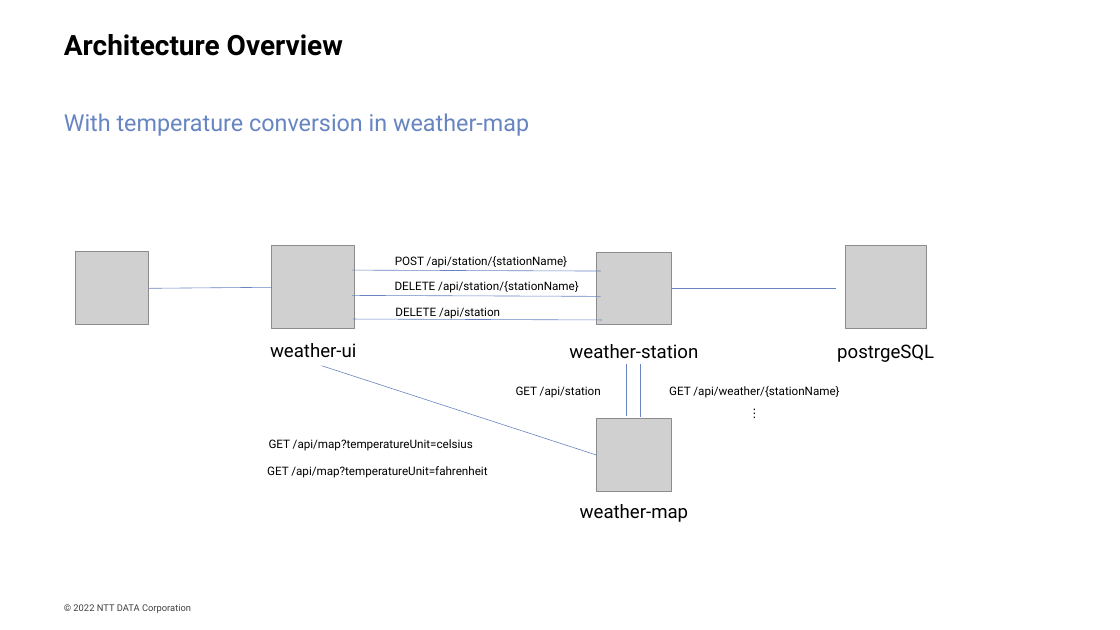
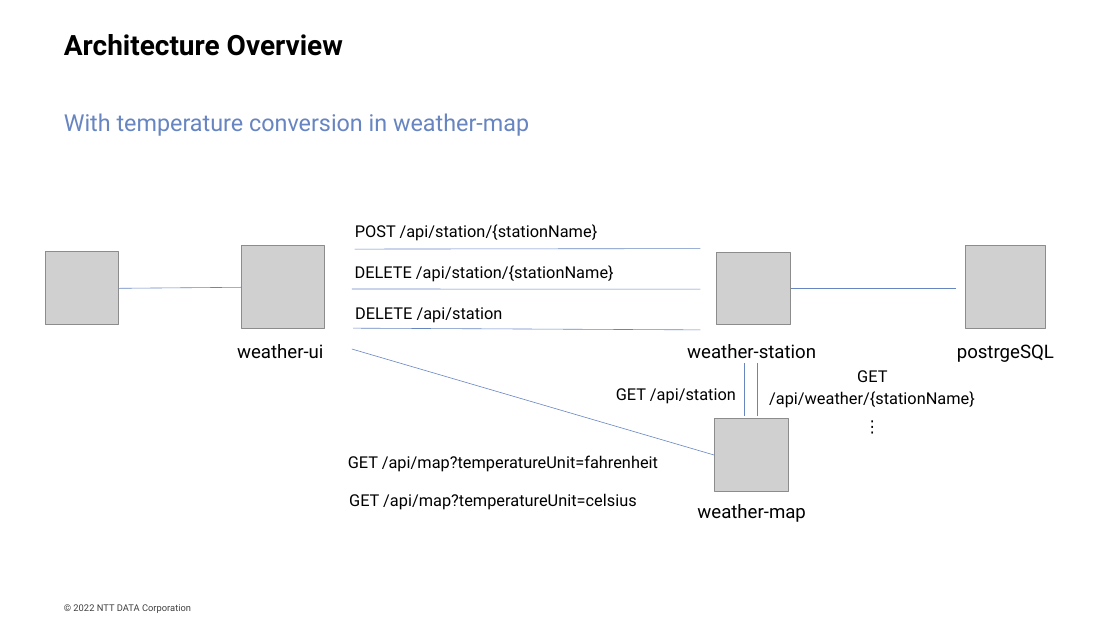
Before and after one commit to Nick36/developer-for-a-day, a slide deck: slide 20 of developer-for-a-day.pptx. Drawn at 1120x630 pixels with LibreOffice and Linux fonts; fonts in the diff are those of the drawing; grey boxes stand for pictures; background and template pictures are left out. Boxes give left, top, right and bottom in pixels: in the first picture for what was removed or moved away, otherwise in the second. Text is boxed around its words. In the diff, an @@ line names an element or a change of style, - is before the commit and + after.

```diff
--- a/developer-for-a-day.pptx
+++ b/developer-for-a-day.pptx
@@ text "POST /api/station/{stationName}": place and size @@
-text "POST /api/station/{stationName}" at bbox=[395, 256, 568, 268]
+text "POST /api/station/{stationName}" at bbox=[355, 224, 598, 241]
@@ text "DELETE /api/station/{stationName}": place and size @@
-text "DELETE /api/station/{stationName}" at bbox=[395, 281, 579, 293]
+text "DELETE /api/station/{stationName}" at bbox=[355, 265, 614, 282]
@@ line moved from (352, 271) - (601, 271) to (355, 250) - (701, 249) @@
@@ 2 pictures, 1 line: place and size @@
-2 pictures, 1 line at bbox=[76, 246, 355, 329]
+2 pictures, 1 line at bbox=[45, 246, 325, 329]
@@ text "DELETE /api/station": place and size @@
-text "DELETE /api/station" at bbox=[395, 307, 500, 320]
+text "DELETE /api/station" at bbox=[355, 307, 503, 323]
@@ line moved from (352, 296) - (601, 297) to (352, 289) - (701, 289) @@
@@ 3 pictures, 3 texts, 1 line: place and size @@
-3 pictures, 3 texts, 1 line at bbox=[569, 245, 934, 522]
+3 pictures, 3 texts, 1 line at bbox=[687, 245, 1054, 522]
@@ line moved from (353, 319) - (602, 320) to (353, 329) - (701, 330) @@
@@ text "weather-ui": place and size @@
-text "weather-ui" at bbox=[270, 343, 356, 358]
+text "weather-ui" at bbox=[237, 344, 323, 359]
@@ line moved from (322, 365) - (597, 455) to (352, 350) - (715, 455) @@
@@ text "GET /api/station": place and size @@
-text "GET /api/station" at bbox=[516, 386, 601, 398]
+text "GET /api/station" at bbox=[616, 388, 736, 404]
@@ line moved from (640, 365) - (640, 417) to (744, 363) - (744, 416) @@
@@ text "GET /api/weather/{stationName}": place and size @@
-text "GET /api/weather/{stationName}" at bbox=[669, 386, 839, 398]
+text "GET /api/weather/{stationName}" at bbox=[769, 370, 975, 408]
@@ line moved from (627, 364) - (627, 417) to (758, 364) - (758, 416) @@
@@ text "GET /api/map?temperatureUnit=fahrenheit": place and size @@
-text "GET /api/map?temperatureUnit=fahrenheit" at bbox=[267, 466, 487, 478]
+text "GET /api/map?temperatureUnit=fahrenheit" at bbox=[348, 455, 658, 472]
@@ size 10 to 14 pt in 7 elements at bbox=[355, 307, 503, 323], bbox=[355, 224, 598, 241], bbox=[355, 265, 614, 282], bbox=[616, 388, 736, 404], bbox=[769, 370, 975, 408], bbox=[348, 455, 658, 472], bbox=[349, 493, 637, 510] @@
@@ text "GET /api/map?temperatureUnit=celsius": place and size @@
-text "GET /api/map?temperatureUnit=celsius" at bbox=[269, 439, 473, 451]
+text "GET /api/map?temperatureUnit=celsius" at bbox=[349, 493, 637, 510]
```
Also in this commit, not shown: 7 other slides changed, 1 other file.
